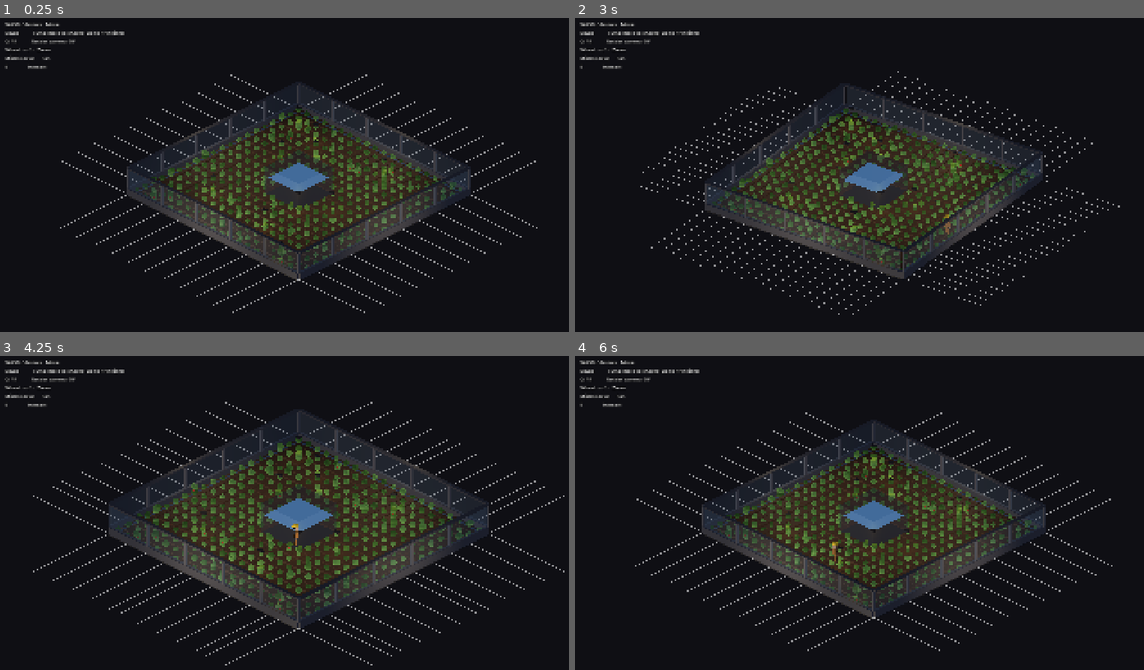
Above: before the commit, frames 1-4 (two rows, left to right).
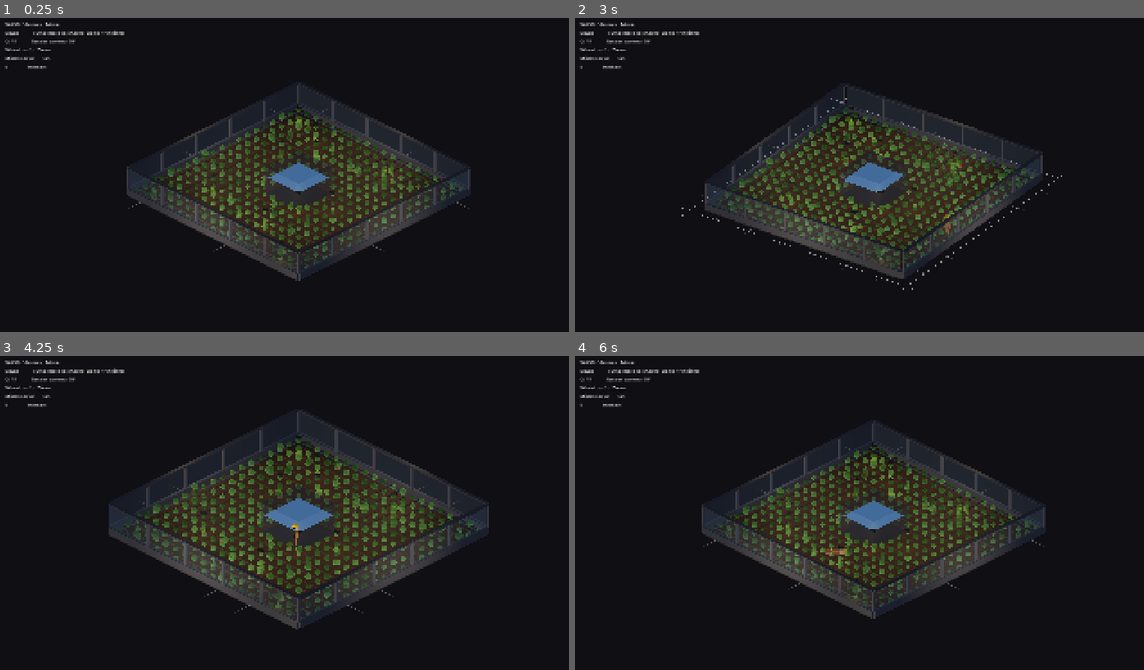
Above: after the commit, the same moments.

Repository: jaredclarkgay/space-tower-iso
Game: Godot game, scene res://scenes/iso_prototype/iso_prototype.tscn
Two runs of this game, one before a commit and one after it. Both use one fixed random seed, a clock stepped at 60 frames per second and the inputs below.
Inputs (mouse positions are in pixels of both pictures, inside the frame that each line leads up to):
- Up to frame 1 (0.25 s): no input
- Up to frame 2 (3 s): tap Enter at 0.5 s; move the mouse to (1007, 165) at 0.52 s; hold D (move_right) 0.53-1.28 s; hold Space (jump) 0.53-1.28 s; move the mouse to (751, 200) at 1.27 s; hold S (move_down) 1.28-2.03 s; tap Middle mouse button (camera_pan) at 1.35 s; tap Space (jump) at 1.52, 1.55, 1.82, 2.3, 2.75 s; move the mouse to (933, 109) at 2.02 s; hold D (move_right) 2.03-2.78 s; hold Q (camera_rotate_left) 2.03-2.78 s; move the mouse to (842, 250) at 2.77 s; hold W (move_up) from 2.78 s (still down); tap R (camera_rotate_right) at 2.85 s
- Up to frame 3 (4.25 s): tap Space (jump) at 3.02, 3.05, 3.32, 3.77, 3.8, 4.07 s; move the mouse to (477, 572) at 3.52 s; release W (move_up) at 3.53 s; hold A (move_left) from 3.53 s (still down); hold Mouse wheel up (camera_zoom_in) from 3.53 s (still down)
- Up to frame 4 (6 s): tap Enter at 4.25 s; move the mouse to (694, 472) at 4.27 s; release Mouse wheel up (camera_zoom_in) at 4.28 s; tap Mouse wheel down (camera_zoom_out) at 4.35 s; tap Space (jump) at 4.52, 4.55, 4.82 s; move the mouse to (905, 522) at 5.02 s; release A (move_left) at 5.03 s; hold S (move_down) 5.03-5.78 s; hold Space (jump) 5.03-5.78 s; move the mouse to (785, 437) at 5.77 s; hold D (move_right) from 5.78 s (still down); tap Middle mouse button (camera_pan) at 5.85 s

The runs differ from the first frame. In frame 1, 1.4% of the frame differs, in the area x 10-95%, y 17-95%; in frame 2, 1.4%; in frame 3, 1.7%, in the area x 5-100%, y 14-99%; in frame 4, 1.5%.

Commit message:
feat(iso): blueprint extension grid + tuck-and-flip on charged jump
Operator iteration:

1. Extension grid redesigned. Was 84 dense unshaded white lines extending
   8 m off every grid vertex, far too loud. Now:
   - 6 perpendicular lines per side (one per window pane), aligned to
     pane centres at z = ±8.33, ±5, ±1.67 (and the same for X on the
     ±Z sides).
   - Each line is 2 m long, drawn from a single ArrayMesh whose vertex
     colors fade alpha 0.30 → 0 across the second metre. Solid for the
     first 1 m, fully invisible by 2 m.
   - One perpendicular crossbar per side at distance 1 m from the wall
     (where the fade begins), running 22 m along the wall axis so the
     four crossbars form a closed blueprint frame.
   - Material is unshaded, EXTENSION_LINE_PEAK_ALPHA = 0.30 — very
     subtle even at peak, no emission boost.

2. Tuck-and-flip animation on charged jumps.
   - Restructured player visual: body parts now parent to a FlipPivot
     Node3D positioned at waist height (VISUAL_PIVOT_Y = 0.85 inside
     _visual). All Y positions in _build_visual shifted by -0.85 so the
     body still lands at the same world height.
   - On jump release, if charge_progress >= TUCK_FLIP_CHARGE_THRESHOLD
     (0.3, equivalent to ~1.3× tap-jump velocity, 13 m/s), set
     _is_flipping = true.
   - While airborne and flipping: increment FlipPivot.rotation.x at
     TUCK_FLIP_RATE = 8 rad/s (~one rotation per 0.79 s of airtime).
   - On landing: snap FlipPivot.rotation.x = 0 and clear
     _is_flipping. The land-squash scale step (0.16 s lerp to scale.y =
     0.82) masks the snap.
   - Collision capsule is unaffected — only the visual rotates.

Constants added: TUCK_FLIP_CHARGE_THRESHOLD, TUCK_FLIP_RATE,
EXTENSION_LINE_SOLID_LENGTH, EXTENSION_LINE_PEAK_ALPHA,
EXTENSION_PANE_POSITIONS. EXTENSION_GRID_LENGTH 8 → 2.

Verified: `godot --headless --quit-after 90` exits 0 with no errors
or warnings.

Co-Authored-By: Claude Opus 4.7 (1M context) <noreply@anthropic.com>

Diff:
--- a/autoloads/constants.gd
+++ b/autoloads/constants.gd
@@ -63,9 +63,21 @@
 const PLAYER_VISUAL_CROUCH_SCALE := 0.62  # visual.scale.y at full charge
 const PLAYER_VISUAL_LAND_SCALE := 0.82    # visual.scale.y at landing peak
 
-# --- Extension grid (suggests "tower could keep building outward") ---
-const EXTENSION_GRID_LENGTH := 8.0      # m of grid line beyond each floor edge
-const EXTENSION_LINE_COLOR := Color(1, 1, 1, 0.55)
+# --- Tuck-and-flip (triggered above a charge threshold) ---
+# Charge threshold expressed as a fraction of PLAYER_JUMP_CHARGE_DURATION;
+# 0.3 corresponds to ~1.3× tap-jump velocity (10 + 0.3 × (20-10) = 13 m/s).
+const TUCK_FLIP_CHARGE_THRESHOLD := 0.3
+const TUCK_FLIP_RATE := 8.0               # rad/s of forward rotation while airborne
+
+# --- Extension grid (faint blueprint-style hint that tower could expand) ---
+# 6 perpendicular lines per side (one per window pane), each 2 m long.
+# Solid for the first SOLID_LENGTH metre, fades to 0 alpha across the rest.
+# A perpendicular crossbar at distance SOLID_LENGTH from each wall makes
+# the lines read as a blueprint grid.
+const EXTENSION_GRID_LENGTH := 2.0
+const EXTENSION_LINE_SOLID_LENGTH := 1.0
+const EXTENSION_LINE_PEAK_ALPHA := 0.30   # very subtle even at full opacity
+const EXTENSION_PANE_POSITIONS := [-8.333, -5.0, -1.667, 1.667, 5.0, 8.333]
 
 # --- Slice scope ---
 const GARDEN_FLOOR_INDEX := 2  # Floor 3, 0-indexed (the Garden of Eden)
--- a/scenes/iso_prototype/iso_floor.gd
+++ b/scenes/iso_prototype/iso_floor.gd
@@ -436,74 +436,135 @@
 	return m
 
 
-# --- Extension grid: faint white lines extending outward from each grid
-# vertex on the floor's perimeter. Suggests "you could keep building outward"
-# without committing to actual stackable plots — a designer's tease at scope.
-# 21 vertices per side × 4 sides = 84 lines, each EXTENSION_GRID_LENGTH long.
+# --- Extension grid: a subtle blueprint-style hint that the tower could
+# extend outward. 6 perpendicular lines per side (one per window pane),
+# each 2 m long, solid for the first 1 m and fading to 0 alpha across the
+# second 1 m via vertex-color alpha on an ArrayMesh. A single perpendicular
+# crossbar per side at distance 1 m forms the blueprint grid.
 
 func _build_extension_grid() -> void:
 	var half: float = _c.FLOOR_3D_SIZE * 0.5
-	var vertex_count: int = _c.GARDEN_GRID_SIZE + 1   # 21 vertices per side
-	var step: float = _c.GARDEN_PLOT_SIZE
 	var ext: float = _c.EXTENSION_GRID_LENGTH
-	var line_thickness := 0.04
-	var line_height := 0.01
-	var y_offset := 0.005    # floats just above the slab to avoid z-fighting
+	var y_offset := 0.005
+	var pane_positions: Array = _c.EXTENSION_PANE_POSITIONS
+
+	var line_mesh := _make_extension_line_mesh()
 	var line_mat := _make_extension_line_material()
-
-	# +X edge: lines extend +X from each (10, _, z) vertex. Center the box at
-	# half + ext*0.5 so it spans [half, half + ext].
-	for j in range(vertex_count):
-		var z: float = -half + float(j) * step
-		_make_extension_line(
-			Vector3(half + ext * 0.5, y_offset, z),
-			Vector3(ext, line_height, line_thickness),
-			line_mat
-		)
-	# -X edge
-	for j in range(vertex_count):
-		var z: float = -half + float(j) * step
-		_make_extension_line(
-			Vector3(-half - ext * 0.5, y_offset, z),
-			Vector3(ext, line_height, line_thickness),
-			line_mat
-		)
-	# +Z edge
-	for i in range(vertex_count):
-		var x: float = -half + float(i) * step
-		_make_extension_line(
-			Vector3(x, y_offset, half + ext * 0.5),
-			Vector3(line_thickness, line_height, ext),
-			line_mat
-		)
-	# -Z edge
-	for i in range(vertex_count):
-		var x: float = -half + float(i) * step
-		_make_extension_line(
-			Vector3(x, y_offset, -half - ext * 0.5),
-			Vector3(line_thickness, line_height, ext),
-			line_mat
-		)
-
-
-func _make_extension_line(pos: Vector3, size: Vector3, mat: Material) -> void:
-	var line := MeshInstance3D.new()
-	line.name = "GridExt"
-	var box := BoxMesh.new()
-	box.size = size
-	line.mesh = box
-	line.material_override = mat
-	line.position = pos
-	add_child(line)
+	var bar_mat := _make_extension_crossbar_material()
+
+	# Per-side: 6 outgoing lines from pane centers, plus 1 crossbar at the
+	# solid/fade boundary. Crossbar extends slightly past the corners
+	# (length ext beyond, so it forms a closed blueprint rectangle).
+	for s in ["+x", "-x", "+z", "-z"]:
+		var rot_y := 0.0
+		var origin: Vector3
+		var crossbar_axis_along_x := false   # whether crossbar's length runs along X
+		match s:
+			"+x":
+				rot_y = 0.0
+				origin = Vector3(half, y_offset, 0)
+				crossbar_axis_along_x = false   # crossbar along Z
+			"-x":
+				rot_y = PI
+				origin = Vector3(-half, y_offset, 0)
+				crossbar_axis_along_x = false
+			"+z":
+				rot_y = -PI * 0.5
+				origin = Vector3(0, y_offset, half)
+				crossbar_axis_along_x = true
+			"-z":
+				rot_y = PI * 0.5
+				origin = Vector3(0, y_offset, -half)
+				crossbar_axis_along_x = true
+
+		# Outgoing lines.
+		for offset in pane_positions:
+			var line := MeshInstance3D.new()
+			line.name = "GridExtLine"
+			line.mesh = line_mesh
+			line.material_override = line_mat
+			# Position the line's start (its local origin) at the wall edge,
+			# offset along the wall by `offset`. The mesh extends along its
+			# local +X direction; rotation_y aims that direction outward.
+			match s:
+				"+x", "-x":
+					line.position = origin + Vector3(0, 0, offset)
+				"+z", "-z":
+					line.position = origin + Vector3(offset, 0, 0)
+			line.rotation.y = rot_y
+			add_child(line)
+
+		# Crossbar at distance EXTENSION_LINE_SOLID_LENGTH from the wall,
+		# parallel to the wall, extending EXTENSION_GRID_LENGTH past each
+		# corner so the four crossbars form a closed blueprint frame.
+		var bar_length: float = _c.FLOOR_3D_SIZE + 2.0 * ext
+		var bar := MeshInstance3D.new()
+		bar.name = "GridExtCrossbar"
+		var box := BoxMesh.new()
+		var solid_dist: float = _c.EXTENSION_LINE_SOLID_LENGTH
+		match s:
+			"+x":
+				box.size = Vector3(0.04, 0.01, bar_length)
+				bar.position = Vector3(half + solid_dist, y_offset, 0)
+			"-x":
+				box.size = Vector3(0.04, 0.01, bar_length)
+				bar.position = Vector3(-half - solid_dist, y_offset, 0)
+			"+z":
+				box.size = Vector3(bar_length, 0.01, 0.04)
+				bar.position = Vector3(0, y_offset, half + solid_dist)
+			"-z":
+				box.size = Vector3(bar_length, 0.01, 0.04)
+				bar.position = Vector3(0, y_offset, -half - solid_dist)
+		bar.mesh = box
+		bar.material_override = bar_mat
+		add_child(bar)
+
+
+# Thin horizontal strip 2 m long: solid (alpha PEAK_ALPHA) for 0..1 m,
+# fades to alpha 0 at the 2 m mark via vertex colors.
+func _make_extension_line_mesh() -> ArrayMesh:
+	var thick := 0.04
+	var solid_len: float = _c.EXTENSION_LINE_SOLID_LENGTH
+	var total_len: float = _c.EXTENSION_GRID_LENGTH
+	var peak: float = _c.EXTENSION_LINE_PEAK_ALPHA
+
+	var verts := PackedVector3Array([
+		Vector3(0.0,       0, -thick * 0.5), Vector3(0.0,       0, thick * 0.5),
+		Vector3(solid_len, 0, -thick * 0.5), Vector3(solid_len, 0, thick * 0.5),
+		Vector3(total_len, 0, -thick * 0.5), Vector3(total_len, 0, thick * 0.5),
+	])
+	var solid := Color(1, 1, 1, peak)
+	var fade := Color(1, 1, 1, 0.0)
+	var colors := PackedColorArray([solid, solid, solid, solid, fade, fade])
+	var indices := PackedInt32Array([
+		0, 1, 2,  1, 3, 2,    # quad 1 — solid
+		2, 3, 4,  3, 5, 4,    # quad 2 — solid → faded
+	])
+	var arr: Array = []
+	arr.resize(Mesh.ARRAY_MAX)
+	arr[Mesh.ARRAY_VERTEX] = verts
+	arr[Mesh.ARRAY_COLOR] = colors
+	arr[Mesh.ARRAY_INDEX] = indices
+
+	var mesh := ArrayMesh.new()
+	mesh.add_surface_from_arrays(Mesh.PRIMITIVE_TRIANGLES, arr)
+	return mesh
 
 
 func _make_extension_line_material() -> StandardMaterial3D:
 	var m := StandardMaterial3D.new()
-	m.albedo_color = _c.EXTENSION_LINE_COLOR
+	m.albedo_color = Color(1, 1, 1, 1)
 	m.transparency = BaseMaterial3D.TRANSPARENCY_ALPHA
-	m.emission_enabled = true
-	m.emission = Color(1, 1, 1)
-	m.emission_energy_multiplier = 0.6
-	# Unshaded so the lines stay evenly bright regardless of room lighting.
+	m.vertex_color_use_as_albedo = true
 	m.shading_mode = BaseMaterial3D.SHADING_MODE_UNSHADED
+	m.cull_mode = BaseMaterial3D.CULL_DISABLED
 	return m
+
+
+func _make_extension_crossbar_material() -> StandardMaterial3D:
+	var m := StandardMaterial3D.new()
+	m.albedo_color = Color(1, 1, 1, _c.EXTENSION_LINE_PEAK_ALPHA)
+	m.transparency = BaseMaterial3D.TRANSPARENCY_ALPHA
+	m.shading_mode = BaseMaterial3D.SHADING_MODE_UNSHADED
+	m.cull_mode = BaseMaterial3D.CULL_DISABLED
+	return m
--- a/scenes/iso_prototype/iso_player.gd
+++ b/scenes/iso_prototype/iso_player.gd
@@ -23,9 +23,16 @@
 # Camera the player should be relative to. Set by iso_prototype.tscn.
 @export var camera_pivot_path: NodePath
 var _camera_pivot: Node3D
-# Visual root — rotates with movement direction. Separate from the
+# Visual root — rotates Y with movement direction. Separate from the
 # CharacterBody3D so the collision capsule doesn't spin with the body.
 var _visual: Node3D
+# Inner pivot at the body's centre of mass (waist) — rotates X for the
+# tuck-and-flip when the jump was charged past TUCK_FLIP_CHARGE_THRESHOLD.
+# All body parts are children of this so the flip pivots around the waist
+# rather than around the feet.
+var _flip_pivot: Node3D
+const VISUAL_PIVOT_Y := 0.85    # waist height — the flip's rotation centre
+
 var _facing_yaw := 0.0     # smoothed yaw the visual is interpolating toward
 const FACING_TURN_SPEED := 14.0   # rad/s — snappy but not jittery
 
@@ -33,6 +40,7 @@
 var _charge_time := 0.0
 var _land_squash_t := 0.0
 var _was_in_air := false
+var _is_flipping := false   # true between a charged takeoff and the next landing
 
 # Charge gauge — vertical bar above the head. Fixed orientation in world,
 # parented to self (not _visual) so it doesn't rotate with body facing.
@@ -45,6 +53,10 @@
 	_visual = Node3D.new()
 	_visual.name = "Visual"
 	add_child(_visual)
+	_flip_pivot = Node3D.new()
+	_flip_pivot.name = "FlipPivot"
+	_flip_pivot.position.y = VISUAL_PIVOT_Y
+	_visual.add_child(_flip_pivot)
 	_build_visual()
 	_build_collision()
 	_build_charge_bar()
@@ -88,6 +100,8 @@
 		if Input.is_action_just_released(&"jump"):
 			var t: float = _charge_time / _c.PLAYER_JUMP_CHARGE_DURATION
 			velocity.y = lerp(_c.PLAYER_JUMP_VELOCITY, _c.PLAYER_JUMP_VELOCITY_MAX, t)
+			# Trigger tuck-and-flip if charged past the threshold.
+			_is_flipping = t >= _c.TUCK_FLIP_CHARGE_THRESHOLD
 			_charge_time = 0.0
 		elif velocity.y < 0:
 			# Settle on the slab rather than letting move_and_slide accumulate
@@ -97,6 +111,16 @@
 		# Cancel any in-progress charge if we leave the floor mid-charge.
 		_charge_time = 0.0
 		velocity.y -= _c.PLAYER_GRAVITY * delta
+
+	# Tuck-and-flip rotation while airborne. Rotate _flip_pivot around its
+	# local X (the body's right-side axis after facing rotation), which gives
+	# a forward somersault. Reset to upright on landing — the land-squash
+	# scale step masks the snap.
+	if _is_flipping and not on_floor:
+		_flip_pivot.rotation.x += _c.TUCK_FLIP_RATE * delta
+	if just_landed:
+		_is_flipping = false
+		_flip_pivot.rotation.x = 0.0
 
 	move_and_slide()
 
@@ -137,9 +161,10 @@
 # --- Visual: legs + torso + arms + head + hardhat -----------------------
 
 func _build_visual() -> void:
-	# All visual primitives parent to _visual (not self) so the visual rotates
-	# with movement direction without spinning the collision capsule.
-	var v: Node3D = _visual
+	# All body parts parent to _flip_pivot (which is at y=VISUAL_PIVOT_Y in
+	# _visual), so positions here are expressed *relative to the waist* —
+	# subtract VISUAL_PIVOT_Y from each Y so world heights stay unchanged.
+	var v: Node3D = _flip_pivot
 	var jumpsuit := Color(0.85, 0.55, 0.25)   # hardhat-orange
 	var skin := Color(0.95, 0.78, 0.65)
 	var hat_color := Color(1.0, 0.85, 0.2)
@@ -154,7 +179,7 @@
 		leg_mesh.height = 0.6
 		leg.mesh = leg_mesh
 		leg.material_override = _make_material(jumpsuit)
-		leg.position = Vector3(0.13 * sign_x, 0.32, 0)
+		leg.position = Vector3(0.13 * sign_x, 0.32 - VISUAL_PIVOT_Y, 0)
 		v.add_child(leg)
 		# Boot — small dark box at the foot.
 		var boot := MeshInstance3D.new()
@@ -163,7 +188,7 @@
 		boot_mesh.size = Vector3(0.18, 0.08, 0.28)
 		boot.mesh = boot_mesh
 		boot.material_override = _make_material(leather)
-		boot.position = Vector3(0.13 * sign_x, 0.05, 0.04)
+		boot.position = Vector3(0.13 * sign_x, 0.05 - VISUAL_PIVOT_Y, 0.04)
 		v.add_child(boot)
 
 	# Torso.
@@ -173,7 +198,7 @@
 	torso_mesh.size = Vector3(0.5, 0.55, 0.3)
 	torso.mesh = torso_mesh
 	torso.material_override = _make_material(jumpsuit)
-	torso.position = Vector3(0, 0.95, 0)
+	torso.position = Vector3(0, 0.95 - VISUAL_PIVOT_Y, 0)
 	v.add_child(torso)
 
 	# Tool belt — thin dark band around the waist.
@@ -183,7 +208,7 @@
 	belt_mesh.size = Vector3(0.54, 0.08, 0.34)
 	belt.mesh = belt_mesh
 	belt.material_override = _make_material(leather)
-	belt.position = Vector3(0, 0.7, 0)
+	belt.position = Vector3(0, 0.7 - VISUAL_PIVOT_Y, 0)
 	v.add_child(belt)
 
 	# Arms (two capsules at the shoulders).
@@ -195,7 +220,7 @@
 		arm_mesh.height = 0.55
 		arm.mesh = arm_mesh
 		arm.material_override = _make_material(jumpsuit)
-		arm.position = Vector3(0.32 * sign_x, 0.95, 0)
+		arm.position = Vector3(0.32 * sign_x, 0.95 - VISUAL_PIVOT_Y, 0)
 		v.add_child(arm)
 		# Hand — tiny skin-colored cube.
 		var hand := MeshInstance3D.new()
@@ -204,7 +229,7 @@
 		hand_mesh.size = Vector3(0.12, 0.12, 0.14)
 		hand.mesh = hand_mesh
 		hand.material_override = _make_material(skin)
-		hand.position = Vector3(0.32 * sign_x, 0.62, 0)
+		hand.position = Vector3(0.32 * sign_x, 0.62 - VISUAL_PIVOT_Y, 0)
 		v.add_child(hand)
 
 	# Head.
@@ -214,7 +239,7 @@
 	head_mesh.size = Vector3(0.3, 0.32, 0.3)
 	head.mesh = head_mesh
 	head.material_override = _make_material(skin)
-	head.position = Vector3(0, 1.4, 0)
+	head.position = Vector3(0, 1.4 - VISUAL_PIVOT_Y, 0)
 	v.add_child(head)
 
 	# Eyes — two tiny dark boxes on the front of the head.
@@ -225,7 +250,7 @@
 		eye_mesh.size = Vector3(0.04, 0.04, 0.02)
 		eye.mesh = eye_mesh
 		eye.material_override = _make_material(Color(0.1, 0.1, 0.12))
-		eye.position = Vector3(0.07 * sign_x, 1.42, 0.16)
+		eye.position = Vector3(0.07 * sign_x, 1.42 - VISUAL_PIVOT_Y, 0.16)
 		v.add_child(eye)
 
 	# Hardhat brim — flat cylinder slightly wider than the head.
@@ -237,7 +262,7 @@
 	brim_mesh.height = 0.04
 	brim.mesh = brim_mesh
 	brim.material_override = _make_material(hat_color)
-	brim.position = Vector3(0, 1.59, 0.04)  # slightly forward = visor feel
+	brim.position = Vector3(0, 1.59 - VISUAL_PIVOT_Y, 0.04)
 	v.add_child(brim)
 
 	# Hardhat dome — slightly squashed sphere on top.
@@ -248,7 +273,7 @@
 	hat_mesh.height = 0.28
 	hat.mesh = hat_mesh
 	hat.material_override = _make_material(hat_color)
-	hat.position = Vector3(0, 1.66, 0)
+	hat.position = Vector3(0, 1.66 - VISUAL_PIVOT_Y, 0)
 	v.add_child(hat)
 
 	# Facing-direction nub on the brim front so iso direction stays readable.
@@ -258,7 +283,7 @@
 	nub_mesh.size = Vector3(0.08, 0.06, 0.06)
 	nub.mesh = nub_mesh
 	nub.material_override = _make_material(Color(0.2, 0.2, 0.22))
-	nub.position = Vector3(0, 1.59, 0.28)
+	nub.position = Vector3(0, 1.59 - VISUAL_PIVOT_Y, 0.28)
 	v.add_child(nub)
 
 
